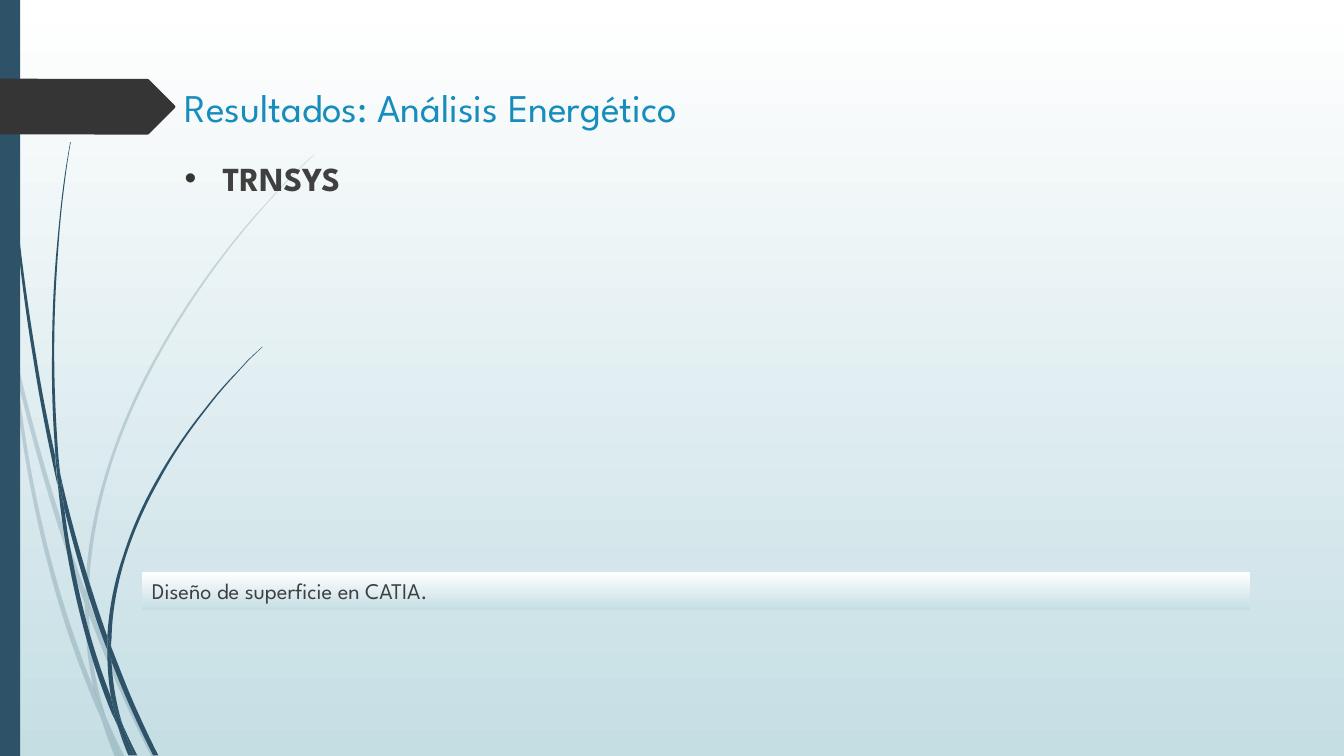
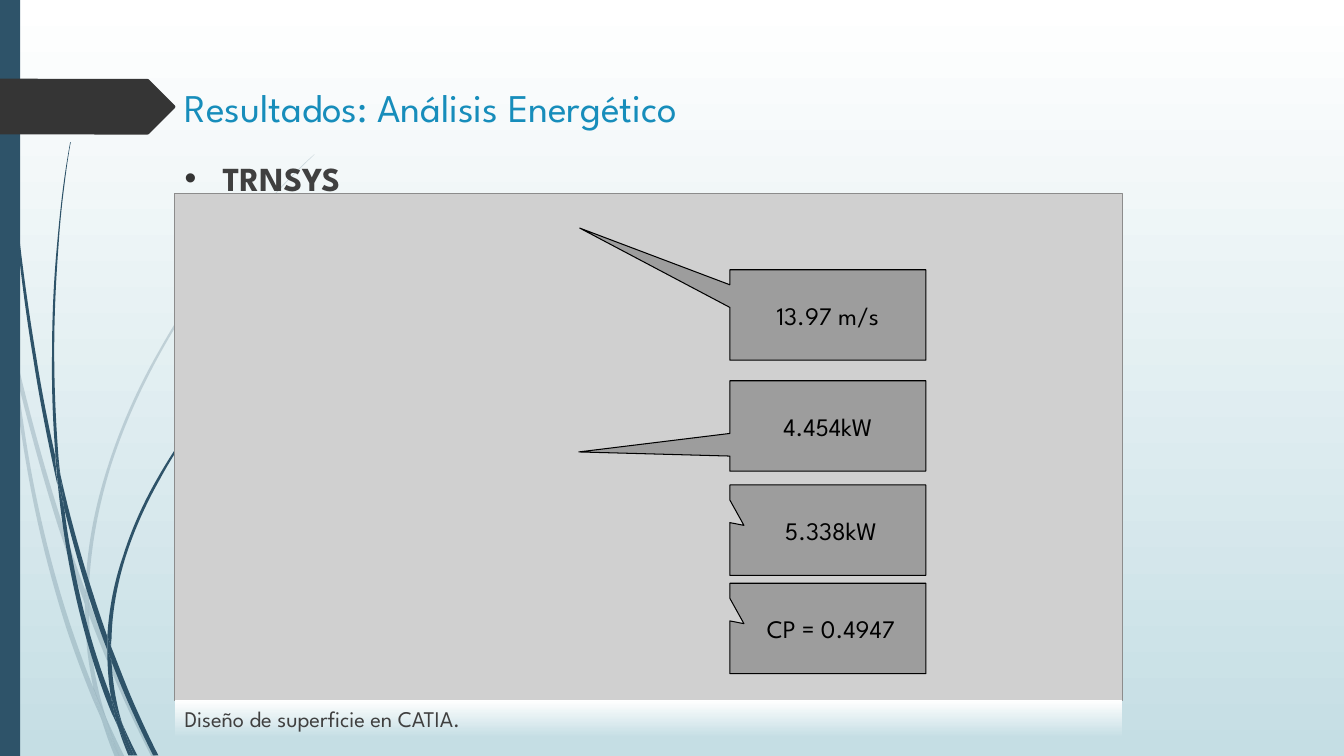
Before and after one commit to ChuyX3/WTDesigner, a slide deck: slide 27 of Protocolo de Tesis Presentación.pptx. Drawn at 1344x756 pixels with LibreOffice and Linux fonts; fonts in the diff are those of the drawing; grey boxes stand for pictures; background and template pictures are left out. Boxes give left, top, right and bottom in pixels: in the first picture for what was removed or moved away, otherwise in the second. Text is boxed around its words. In the diff, an @@ line names an element or a change of style, - is before the commit and + after.

```diff
--- a/Protocolo de Tesis Presentación.pptx
+++ b/Protocolo de Tesis Presentación.pptx
@@ picture added at bbox=[174, 194, 1122, 700] @@
@@ speech box added at bbox=[730, 270, 926, 361], fill #9D9D9D, outline #000000 0.75 pt, 18 pt, text #000000 @@
+13.97 m/s
@@ speech box added at bbox=[730, 381, 926, 472], fill #9D9D9D, outline #000000 0.75 pt, 18 pt, text #000000 @@
+4.454kW
@@ speech box added at bbox=[730, 485, 926, 576], fill #9D9D9D, outline #000000 0.75 pt, 18 pt, text #000000 @@
+5.338kW
@@ speech box added at bbox=[730, 584, 926, 675], fill #9D9D9D, outline #000000 0.75 pt, 18 pt, text #000000 @@
+CP = 0.4947
@@ rectangle "Diseño de superficie en CATIA.": place and size @@
-rectangle "Diseño de superficie en CATIA." at bbox=[142, 573, 1251, 610]
+rectangle "Diseño de superficie en CATIA." at bbox=[174, 701, 1122, 738]
```
Also in this commit, not shown: 5 other slides changed, 2 other files.
